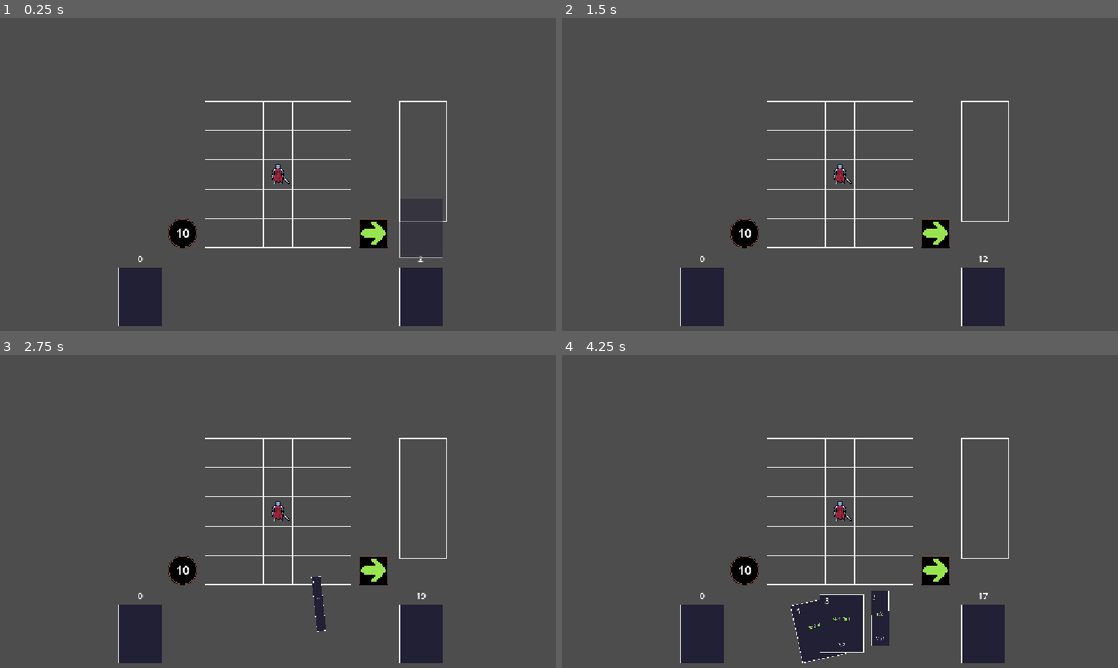
Above: before the commit, frames 1-4 (two rows, left to right).
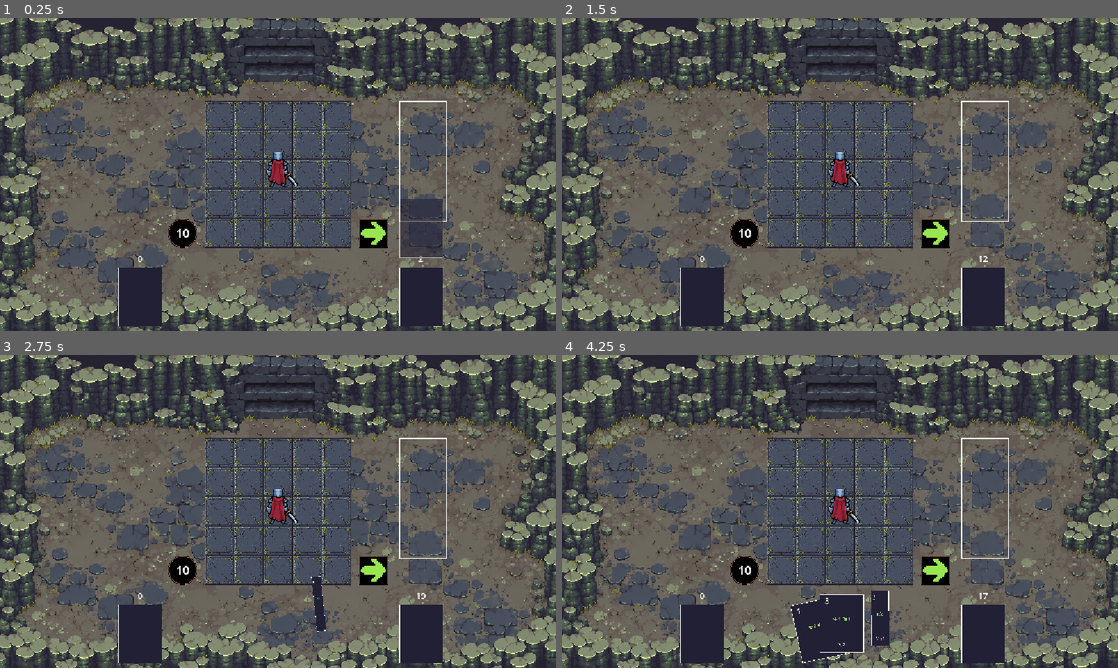
Above: after the commit, the same moments.

Repository: TheLizarditto/Foxtrot1Prototipo
Game: Godot game, scene res://Scenes/main.tscn
The game is run twice, just before and just after one commit, with the same random seed, the same clock (stepped at 60 frames per second) and the same inputs.
Inputs (mouse positions are in pixels of both pictures, inside the frame that each line leads up to):
- Up to frame 1 (0.25 s): no input
- Up to frame 2 (1.5 s): move the mouse to (962, 158) at 0.52 s; click (962, 158) at 0.67 s; move the mouse to (728, 190) at 1.27 s; click (728, 190) at 1.42 s
- Up to frame 3 (2.75 s): move the mouse to (333, 442) at 2.02 s; click (333, 442) at 2.17 s
- Up to frame 4 (4.25 s): move the mouse to (812, 574) at 2.77 s; click (812, 574) at 2.92 s; move the mouse to (1006, 558) at 3.52 s; click (1006, 558) at 3.67 s

The runs differ from the first frame. In frame 1, 54% of the frame differs, in the area x 0-100%, y 0-100%; in frame 2, 54%; in frame 3, 54%; in frame 4, 53%.

Commit message:
Mejora el fondo, las losetas del tablero y el tamaño del héroe

Diff:
--- a/Scenes/main.tscn
+++ b/Scenes/main.tscn
@@ -8,8 +8,24 @@
 [ext_resource type="PackedScene" uid="uid://cmk7l3x5ocbqa" path="res://Scenes/mazo_descarte.tscn" id="7_ses36"]
 [ext_resource type="PackedScene" path="res://Scenes/mano.tscn" id="8_mano"]
 [ext_resource type="PackedScene" path="res://Scenes/puntos_accion.tscn" id="9_puntos_accion"]
+[ext_resource type="Texture2D" path="res://Assets/fondo1_horizontal.png" id="10_fondo"]
 
 [node name="Main" type="Node2D" unique_id=1545272933]
+
+[node name="Fondo" type="CanvasLayer" parent="."]
+layer = -100
+
+[node name="Imagen" type="TextureRect" parent="Fondo"]
+texture_filter = 1
+anchors_preset = 15
+anchor_right = 1.0
+anchor_bottom = 1.0
+grow_horizontal = 2
+grow_vertical = 2
+mouse_filter = 2
+texture = ExtResource("10_fondo")
+expand_mode = 1
+stretch_mode = 6
 
 [node name="Tablero" parent="." unique_id=980927273 instance=ExtResource("1_h0ha0")]
 
--- a/Scenes/personaje.tscn
+++ b/Scenes/personaje.tscn
@@ -7,5 +7,6 @@
 script = ExtResource("1_7vwx0")
 
 [node name="Sprite2D" type="Sprite2D" parent="." unique_id=94041577]
-scale = Vector2(0.5781251, 0.5546875)
+position = Vector2(0, -5)
+texture_filter = 1
 texture = ExtResource("1_ksl8w")
--- a/Scenes/tablero.tscn
+++ b/Scenes/tablero.tscn
@@ -1,10 +1,11 @@
 [gd_scene format=3 uid="uid://dv85vfyrw6o4c"]
 
 [ext_resource type="Script" uid="uid://sny37hueuh43" path="res://Scripts/tablero.gd" id="1_vc5lm"]
-[ext_resource type="Texture2D" uid="uid://db1v8ogvr0j8w" path="res://Assets/Tablero/cuadro.png" id="2_nf6t1"]
+[ext_resource type="Texture2D" path="res://Assets/Tablero/loseta_piedra.png" id="2_nf6t1"]
 
 [node name="Tablero" type="Node2D" unique_id=231058287]
 script = ExtResource("1_vc5lm")
 
 [node name="Cuadro" type="Sprite2D" parent="." unique_id=1469168543]
+texture_filter = 1
 texture = ExtResource("2_nf6t1")
Binary file added: Assets/Tablero/loseta_piedra.png
Not shown, added: Assets/Tablero/loseta_piedra.png.import
Not shown, added: Assets/Tablero/loseta_piedra.prompt.txt
Binary file added: Assets/fondo1.png
Not shown, added: Assets/fondo1.png.import
Binary file added: Assets/fondo1_horizontal.png
Not shown, added: Assets/fondo1_horizontal.png.import
